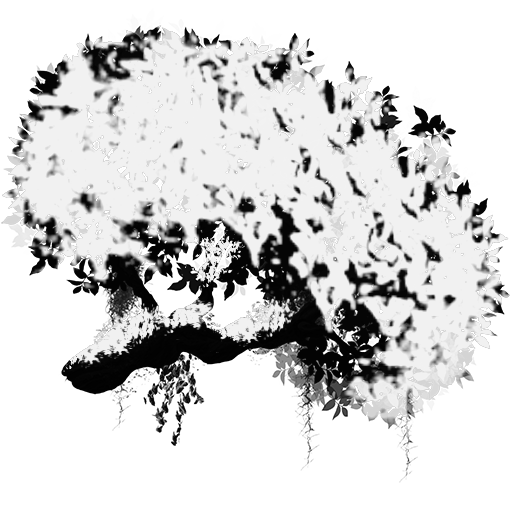
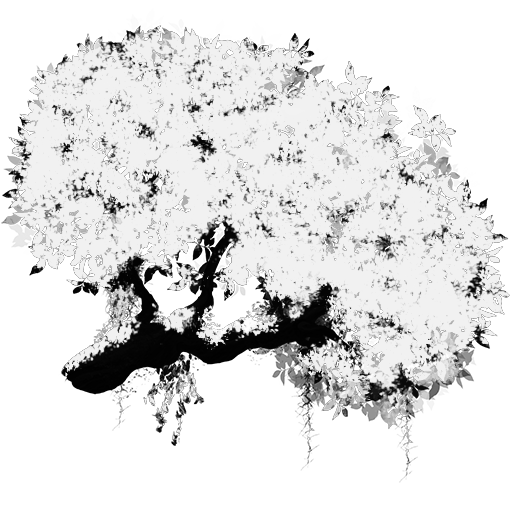
Layer changes from the first 512×512 image to the second:
renamed "Background" to "Background #1", painted on it over [1, 25, 510, 461]
